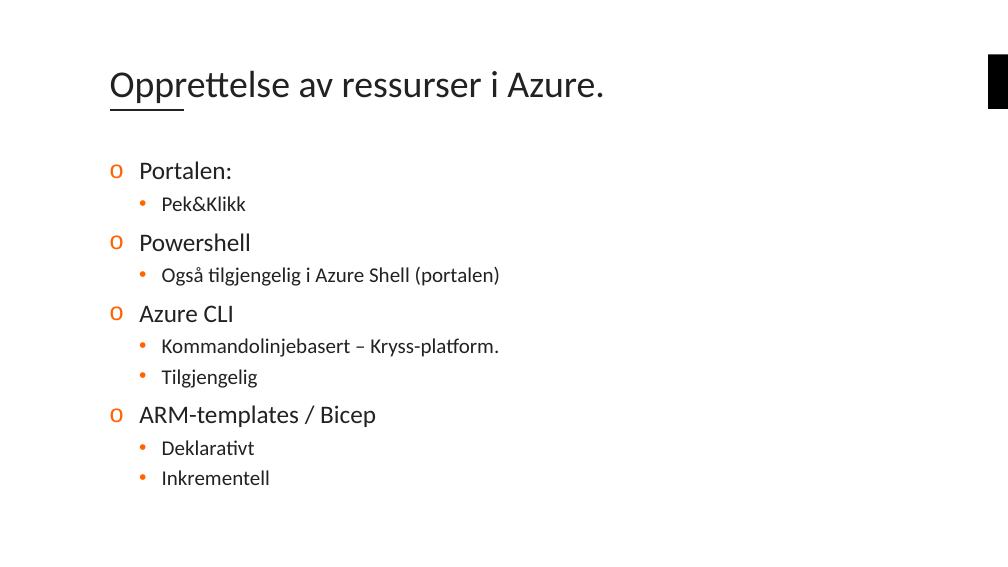
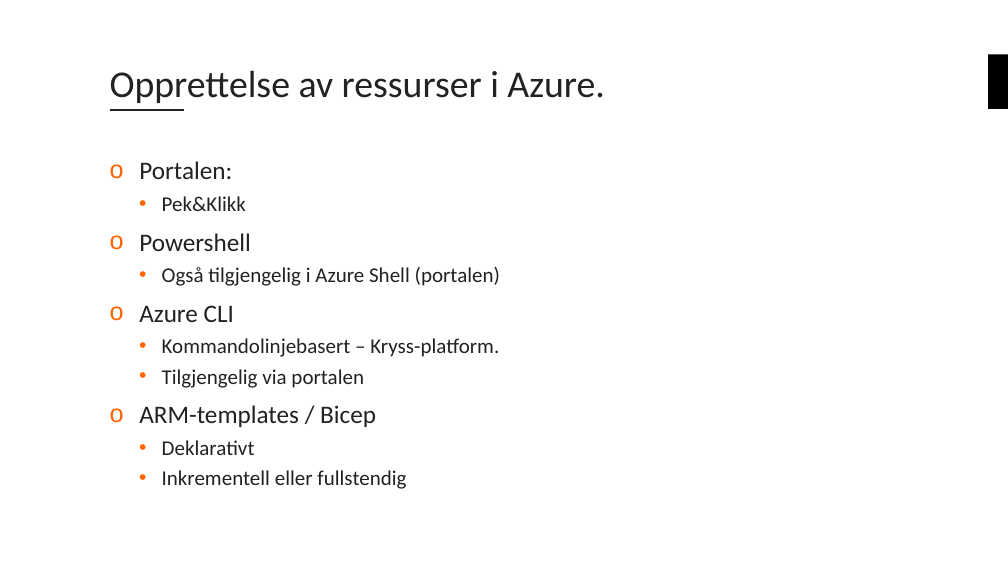
Before and after one commit to bouvet/azure-workshops, a slide deck: slide 17 of Workshop_1/Presentasjon/Azureskolen-Workshop#1.pptx. Drawn at 1008x567 pixels with LibreOffice and Linux fonts; fonts in the diff are those of the drawing; background and template pictures are left out. Boxes give left, top, right and bottom in pixels: in the first picture for what was removed or moved away, otherwise in the second. Text is boxed around its words. In the diff, an @@ line names an element or a change of style, - is before the commit and + after.

```diff
--- a/Workshop_1/Presentasjon/Azureskolen-Workshop#1.pptx
+++ b/Workshop_1/Presentasjon/Azureskolen-Workshop#1.pptx
@@ text at (162, 369, 364, 388): text changed @@
-  • Tilgjengelig
+  • Tilgjengelig via portalen
@@ text at (162, 470, 406, 489): text changed @@
-  • Inkrementell
+  • Inkrementell eller fullstendig
```
Also in this commit, not shown: 5 other slides changed.
